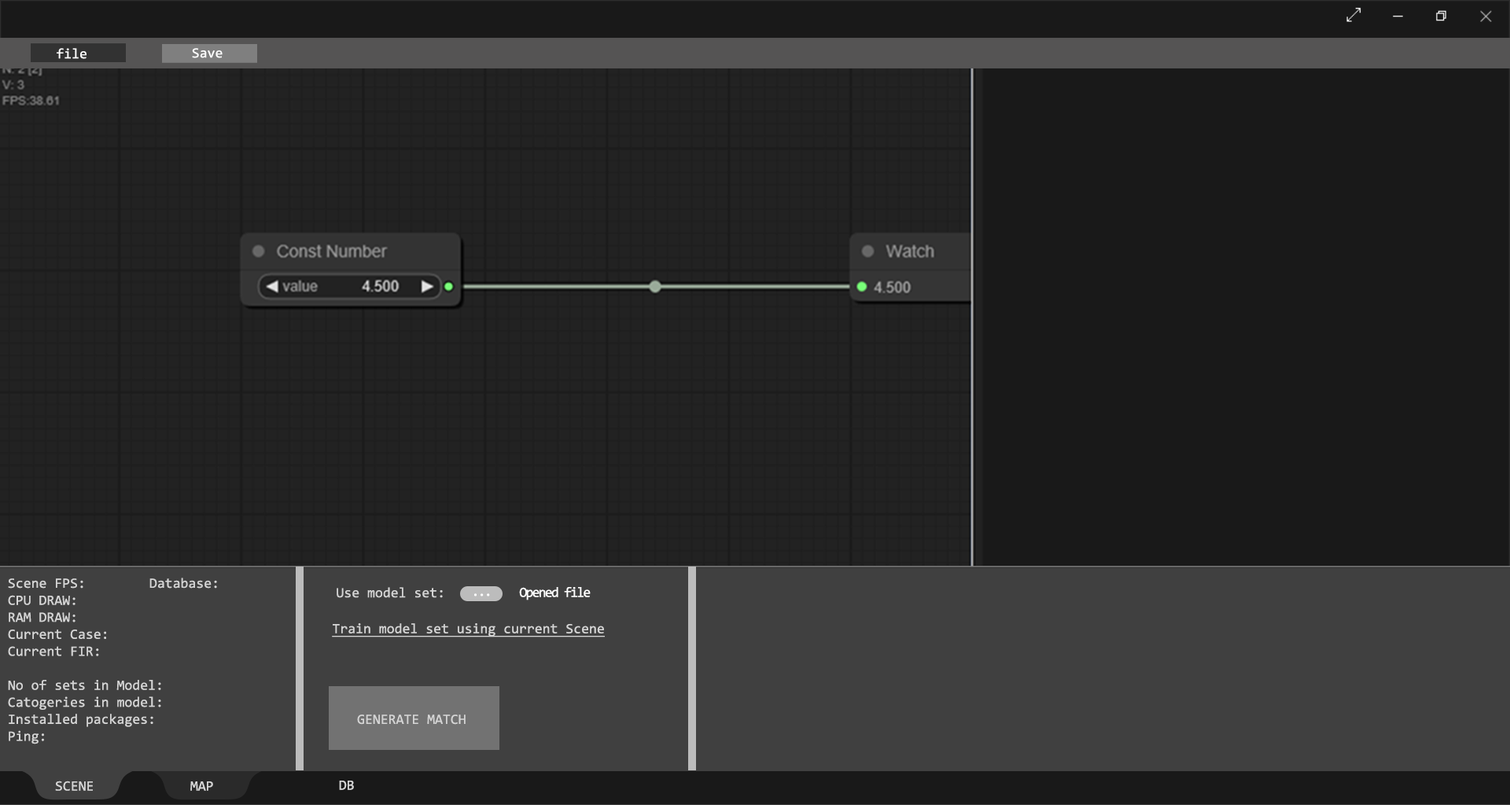
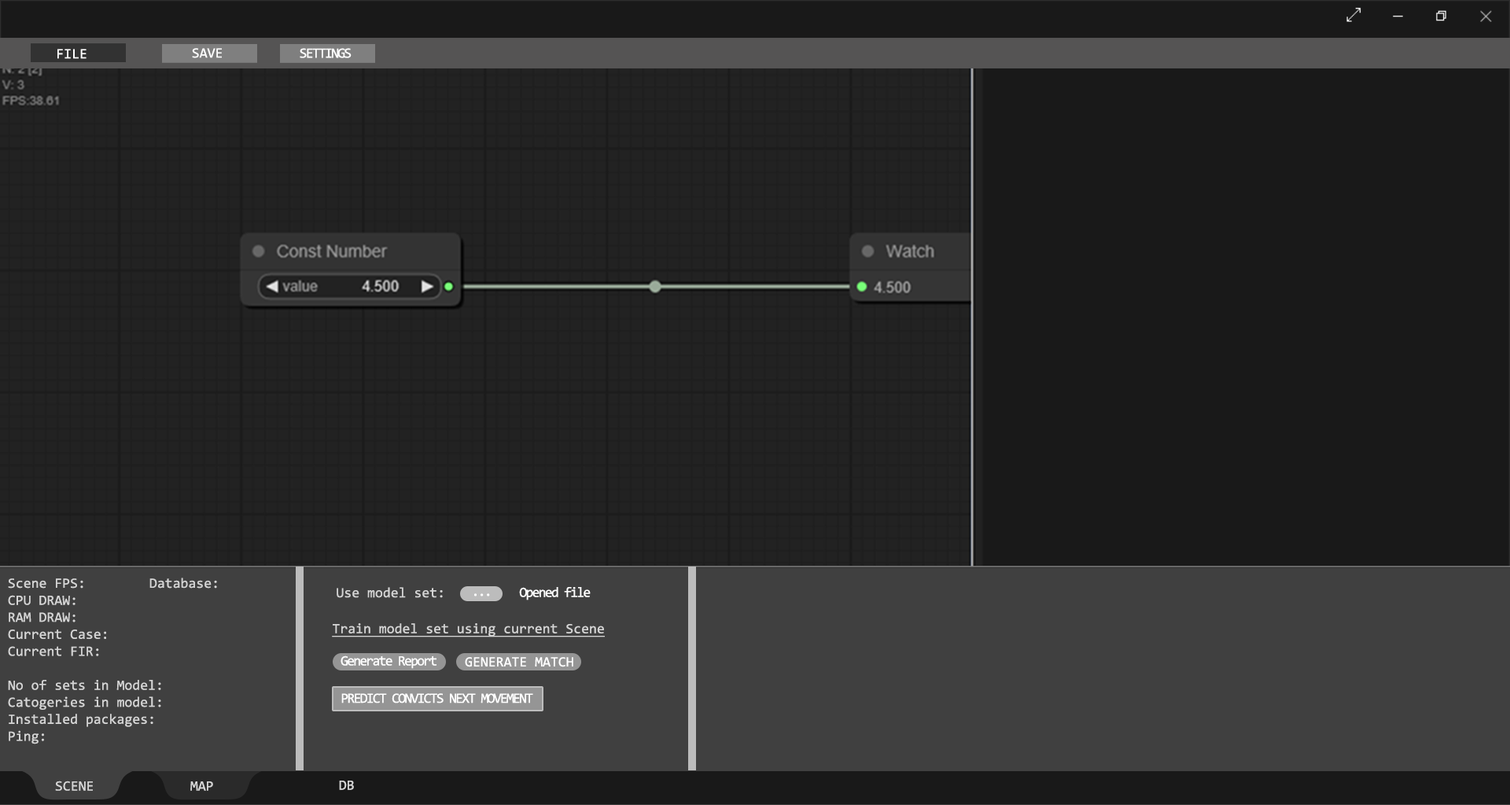
Revision of a layered 1510 x 805 image; what changed, layer by layer:
added group "Group 1" with 34 layers over [56, 44, 582, 750]
added layer "Generate Report" in group "Group 1" over [340, 655, 437, 669]
added layer "Rounded Rectangle 3" in group "Group 1" over [332, 652, 447, 671]
moved "menu" into group "Group 1" over [56, 44, 582, 712]
renamed "Save" to "SAVE", painted on it over [199, 47, 223, 59]
renamed "file" to "FILE", painted on it over [56, 47, 87, 59]
added layer "PREDICT CONVICTS NEXT MOVEMENT" in group "menu" over [341, 693, 534, 704]
added layer "Rounded Rectangle 4" in group "menu" over [331, 685, 544, 712]
added layer "SETTINGS" in group "menu" over [299, 47, 352, 59]
added layer "Layer 5 copy" in group "menu" over [280, 44, 376, 63]
moved "GENERATE MATCH" into group "Group 1", painted on it over [357, 656, 574, 725]
added layer "Rounded Rectangle 3 copy" in group "Group 1" over [456, 652, 582, 671]
removed layer "Layer 6" over [328, 685, 500, 750]
moved "low" into group "Group 1" over [328, 652, 582, 750]
moved "graph1" into group "Group 1" over [56, 47, 582, 734]
moved "screen" into group "Group 1" over [56, 44, 582, 750]
moved "bg" into group "Group 1" over [56, 44, 582, 750]
